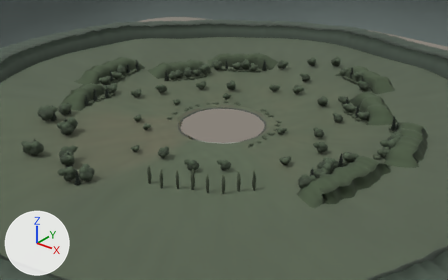
A saved change to the Blender file assets/replay/authored/rowing-environment.blend.
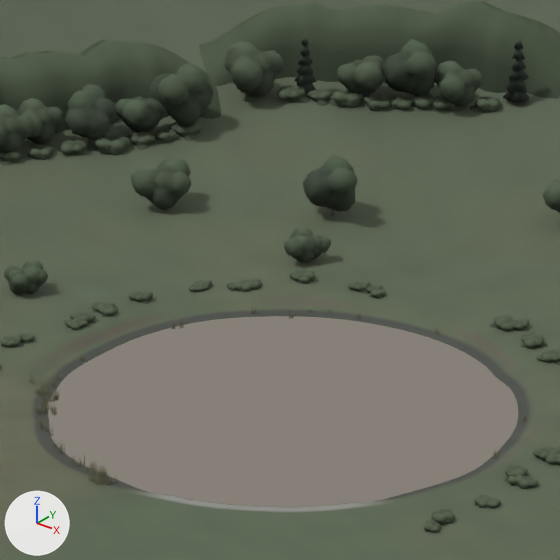
Each version is shown from a camera (50 mm lens) standing at (308.1, -383.4, 223.2) and looking at (6.3, -6.0, -10.7), then close up on the part from 38% to 61% of the width and 19% to 54% of the height. The axes (+X, +Y, +Z) are drawn at lower left. The lights are the same throughout. The last two pictures show the newer version.

Before the edit, the objects in view are built like this:
```python
me_environment_row_tree_broadleaf_a = bpy.data.meshes.new('environment:row:tree-broadleaf-a')
me_environment_row_tree_broadleaf_a.from_pydata(...)  # 285 vertices, 556 faces; spans x -6.69..6.31, y -5.19..5.51, z -0.3..9.67
me_environment_row_tree_broadleaf_a.polygons.foreach_set('use_smooth', [True] * 556)
me_environment_row_tree_broadleaf_a.materials.append(mat_preview_vegetation)
me_environment_row_tree_broadleaf_b = bpy.data.meshes.new('environment:row:tree-broadleaf-b')
me_environment_row_tree_broadleaf_b.from_pydata(...)  # 305 vertices, 598 faces; spans x -6.95..6.51, y -5.56..6.22, z -0.3..12.78
me_environment_row_tree_broadleaf_b.polygons.foreach_set('use_smooth', [True] * 598)
me_environment_row_tree_broadleaf_b.materials.append(mat_preview_vegetation)
ob_tree_broadleaf_a_027 = bpy.data.objects.new('tree-broadleaf-a.027', me_environment_row_tree_broadleaf_a)
ob_tree_broadleaf_a_027.location = (-67.2, 106.9, 5.3)
ob_tree_broadleaf_a_027.rotation_euler = (0.0, 0.0, 5.305)  # degrees (0, 0, 304)
ob_tree_broadleaf_a_027.scale = (0.874, 0.874, 0.874)
ob_tree_broadleaf_a_034 = bpy.data.objects.new('tree-broadleaf-a.034', me_environment_row_tree_broadleaf_a)
ob_tree_broadleaf_a_034.location = (-102.7, 48.5, 3.1)
ob_tree_broadleaf_a_034.rotation_euler = (0.0, 0.0, 2.054)  # degrees (0, 0, 118)
ob_tree_broadleaf_a_034.scale = (0.875, 0.875, 0.875)
ob_tree_broadleaf_b_026 = bpy.data.objects.new('tree-broadleaf-b.026', me_environment_row_tree_broadleaf_b)
ob_tree_broadleaf_b_026.location = (-59.7, 112.3, 5.3)
ob_tree_broadleaf_b_026.rotation_euler = (0.0, 0.0, 3.255)  # degrees (0, 0, 186)
ob_tree_broadleaf_b_026.scale = (0.92, 0.92, 0.92)
# also in view: 'tree-broadleaf-b.186' at (-39.6, 63.2, 7.3); 'tree-broadleaf-a.114' at (-31.6, 44.2, 4.3); 'tree-broadleaf-a.029' at (-85.1, 95.2, 9.9); 'tree-broadleaf-a.025' at (-52.0, 114.6, 9.1); 'environment:row:terrain' at (0.3, -0.1, 6.3)
```
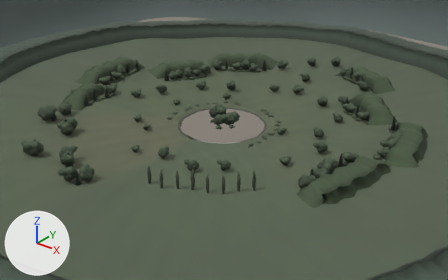
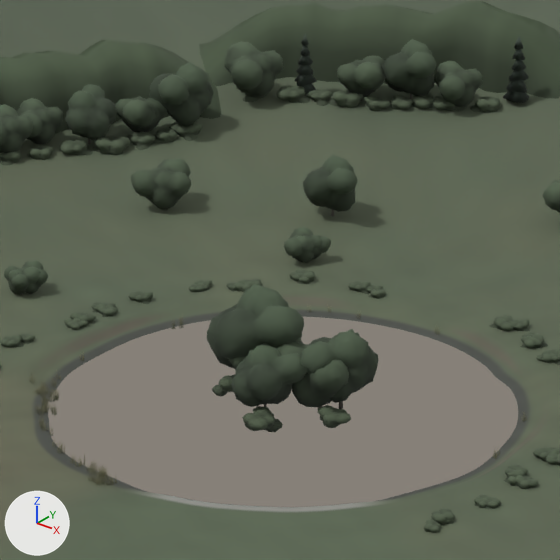
What changed in the scene script:
```text
Add ob_environment_row_tree_broadleaf_b_island_3_8:
    ob_environment_row_tree_broadleaf_b_island_3_8 = bpy.data.objects.new('environment:row:tree-broadleaf-b.island.3.8', me_environment_row_tree_broadleaf_b)
    ob_environment_row_tree_broadleaf_b_island_3_8.location = (0.8, -5.4, 0.8)
    ob_environment_row_tree_broadleaf_b_island_3_8.rotation_euler = (0.0, 0.0, 4.189)  # degrees (0, 0, 240)
    ob_environment_row_tree_broadleaf_b_island_3_8.scale = (0.85, 0.85, 0.85)
Add ob_environment_row_shrub_island_3_275:
    ob_environment_row_shrub_island_3_275 = bpy.data.objects.new('environment:row:shrub.island.3.275', me_environment_row_shrub)
    ob_environment_row_shrub_island_3_275.location = (-10.2, -0.9, 0.3)
    ob_environment_row_shrub_island_3_275.rotation_euler = (0.0, 0.0, 2.618)  # degrees (0, 0, 150)
Add ob_environment_row_tree_broadleaf_a_island_2_235:
    ob_environment_row_tree_broadleaf_a_island_2_235 = bpy.data.objects.new('environment:row:tree-broadleaf-a.island.2.235', me_environment_row_tree_broadleaf_a)
    ob_environment_row_tree_broadleaf_a_island_2_235.location = (-8.8, 6.2, 0.2)
    ob_environment_row_tree_broadleaf_a_island_2_235.rotation_euler = (0.0, 0.0, 0.349)  # degrees (0, 0, 20)
    ob_environment_row_tree_broadleaf_a_island_2_235.scale = (0.9, 0.9, 0.9)
Add ob_environment_row_shrub_island_2_88:
    ob_environment_row_shrub_island_2_88 = bpy.data.objects.new('environment:row:shrub.island.2.88', me_environment_row_shrub)
    ob_environment_row_shrub_island_2_88.location = (10.5, -0.4, 0.3)
    ob_environment_row_shrub_island_2_88.rotation_euler = (0.0, 0.0, 1.047)  # degrees (0, 0, 60)
    ob_environment_row_shrub_island_2_88.scale = (1.1, 1.1, 1.1)
Add ob_environment_row_tree_broadleaf_a_island_1_262:
    ob_environment_row_tree_broadleaf_a_island_1_262 = bpy.data.objects.new('environment:row:tree-broadleaf-a.island.1.262', me_environment_row_tree_broadleaf_a)
    ob_environment_row_tree_broadleaf_a_island_1_262.location = (-5.0, 0.7, 0.8)
    ob_environment_row_tree_broadleaf_a_island_1_262.rotation_euler = (0.0, 0.0, 5.236)  # degrees (0, 0, 300)
    ob_environment_row_tree_broadleaf_a_island_1_262.scale = (0.95, 0.95, 0.95)
Add ob_environment_row_tree_broadleaf_b_island_1_118:
    ob_environment_row_tree_broadleaf_b_island_1_118 = bpy.data.objects.new('environment:row:tree-broadleaf-b.island.1.118', me_environment_row_tree_broadleaf_b)
    ob_environment_row_tree_broadleaf_b_island_1_118.location = (7.9, 4.2, 0.4)
    ob_environment_row_tree_broadleaf_b_island_1_118.rotation_euler = (0.0, 0.0, 2.094)  # degrees (0, 0, 120)
Add ob_environment_row_shrub_island_0_20:
    ob_environment_row_shrub_island_0_20 = bpy.data.objects.new('environment:row:shrub.island.0.20', me_environment_row_shrub)
    ob_environment_row_shrub_island_0_20.location = (3.2, -8.9, 0.4)
    ob_environment_row_shrub_island_0_20.scale = (1.2, 1.2, 1.2)
Add ob_environment_row_tree_broadleaf_b_island_0_250:
    ob_environment_row_tree_broadleaf_b_island_0_250 = bpy.data.objects.new('environment:row:tree-broadleaf-b.island.0.250', me_environment_row_tree_broadleaf_b)
    ob_environment_row_tree_broadleaf_b_island_0_250.location = (-7.5, 2.7, 0.5)
    ob_environment_row_tree_broadleaf_b_island_0_250.rotation_euler = (0.0, 0.0, 3.491)  # degrees (0, 0, 200)
    ob_environment_row_tree_broadleaf_b_island_0_250.scale = (1.25, 1.25, 1.25)
Add ob_environment_row_tree_broadleaf_a_island_0_100:
    ob_environment_row_tree_broadleaf_a_island_0_100 = bpy.data.objects.new('environment:row:tree-broadleaf-a.island.0.100', me_environment_row_tree_broadleaf_a)
    ob_environment_row_tree_broadleaf_a_island_0_100.location = (6.4, 1.1, 0.7)
    ob_environment_row_tree_broadleaf_a_island_0_100.rotation_euler = (0.0, 0.0, 0.698)  # degrees (0, 0, 40)
    ob_environment_row_tree_broadleaf_a_island_0_100.scale = (1.15, 1.15, 1.15)
```

Where the change shows, as pixel boxes [x1, y1, x2, y2] in the close-ups (560 x 560 px):
'environment:row:tree-broadleaf-b.island.0.250', added: after [207, 284, 304, 368]
'environment:row:tree-broadleaf-b.island.3.8', added: after [232, 345, 308, 407]
'environment:row:tree-broadleaf-b.island.1.118', added: after [300, 329, 378, 409]
'environment:row:tree-broadleaf-a.island.0.100', added: after [276, 335, 349, 408]
'environment:row:shrub.island.0.20', added: after [242, 406, 283, 432]
'environment:row:shrub.island.2.88', added (green): after [317, 405, 351, 428]
'environment:row:shrub.island.3.275', added: after [212, 374, 235, 396]
'environment:row:tree-broadleaf-a.island.1.262', added (mostly hidden): after [229, 343, 272, 370]
'environment:row:tree-broadleaf-a.island.2.235', added (mostly hidden): after [296, 334, 303, 343]
